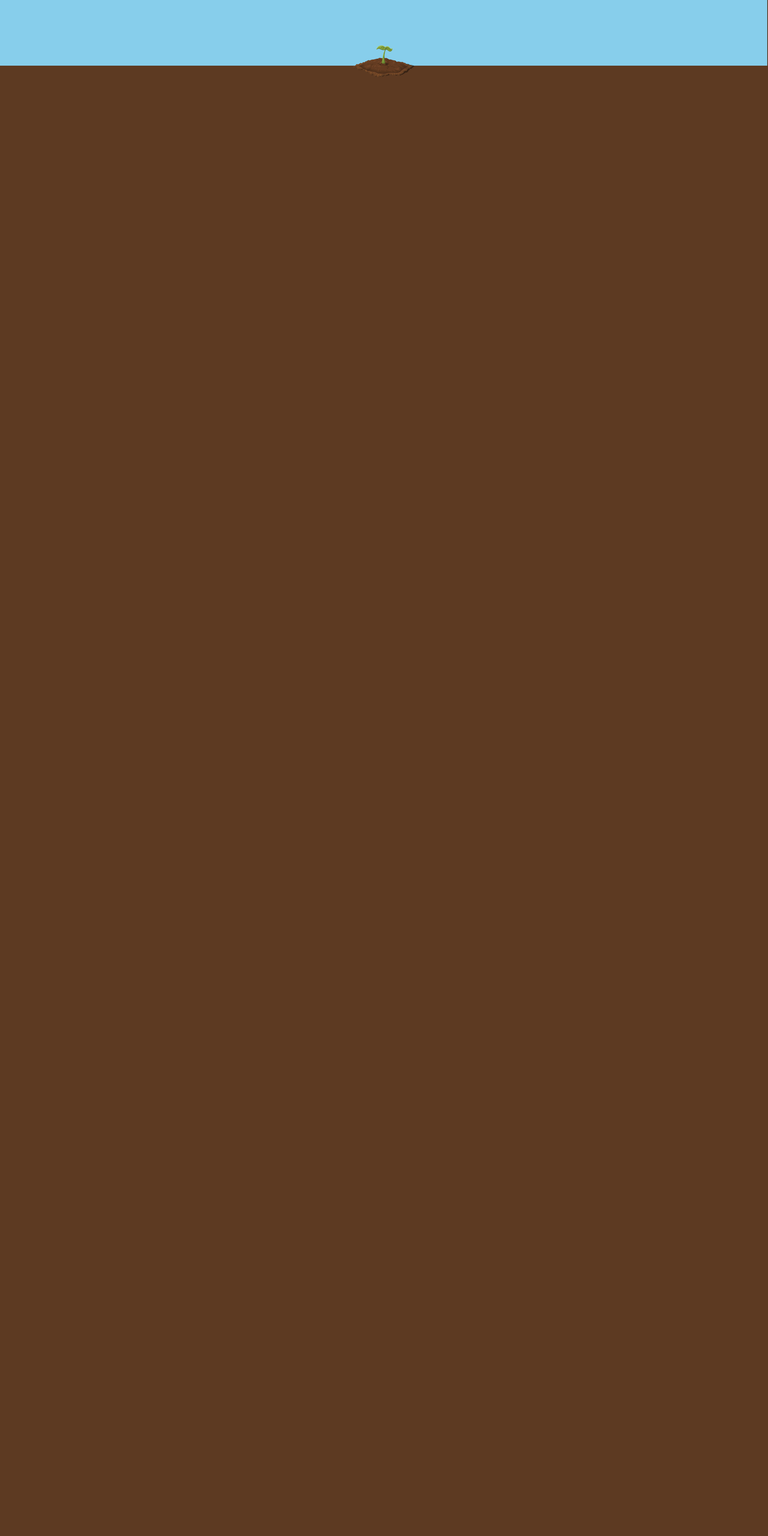
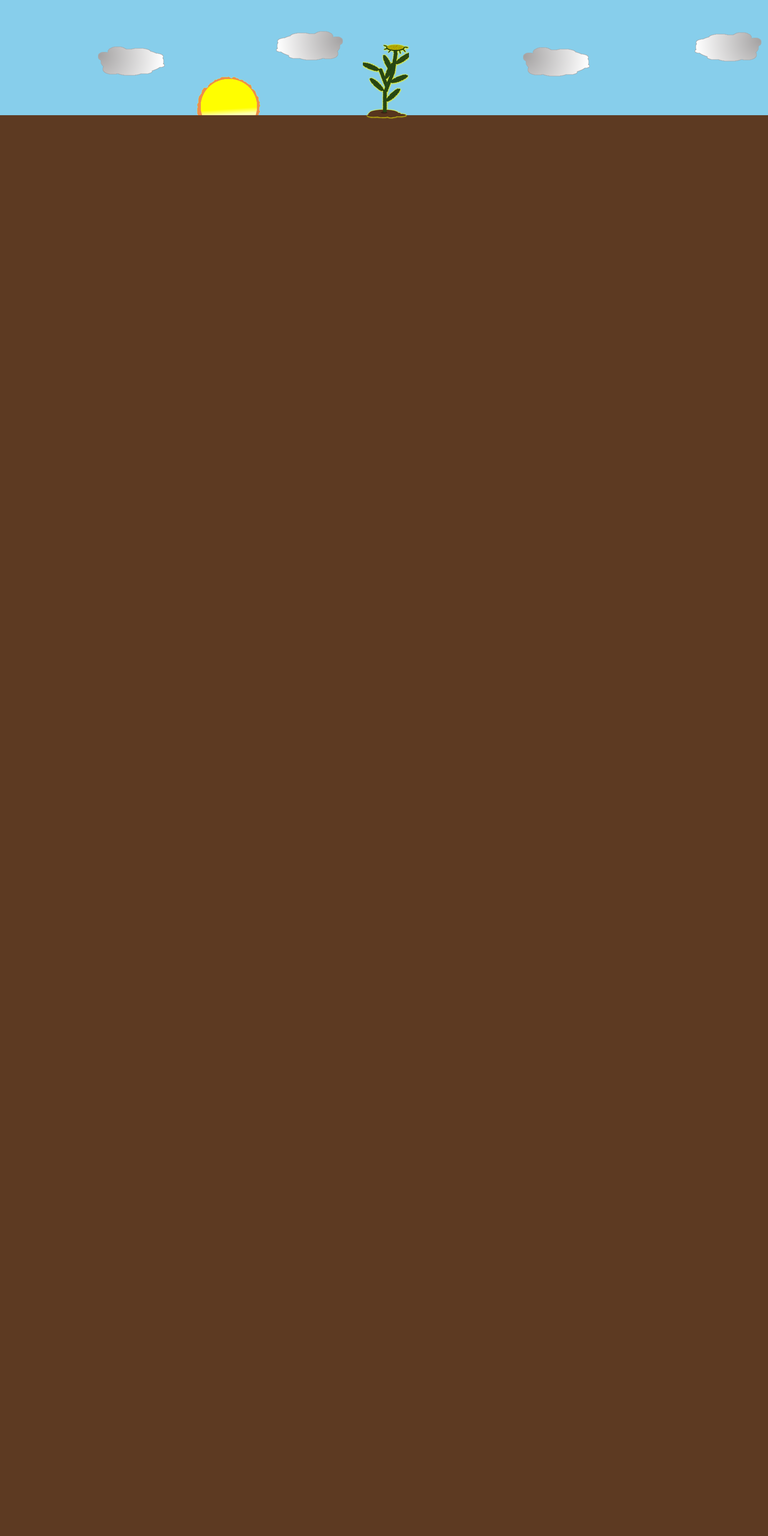
Layers edited between the first and the second (768, 1536) image:
added layer "Clouds" above "Sun" over [97, 31, 762, 77]
renamed "Plant" to "Sun", painted on it over [196, 45, 415, 118]
added layer "Plant6.png" above "Plant5.png" over [362, 43, 409, 120]
painted on "Sky" over [0, 0, 768, 116]
